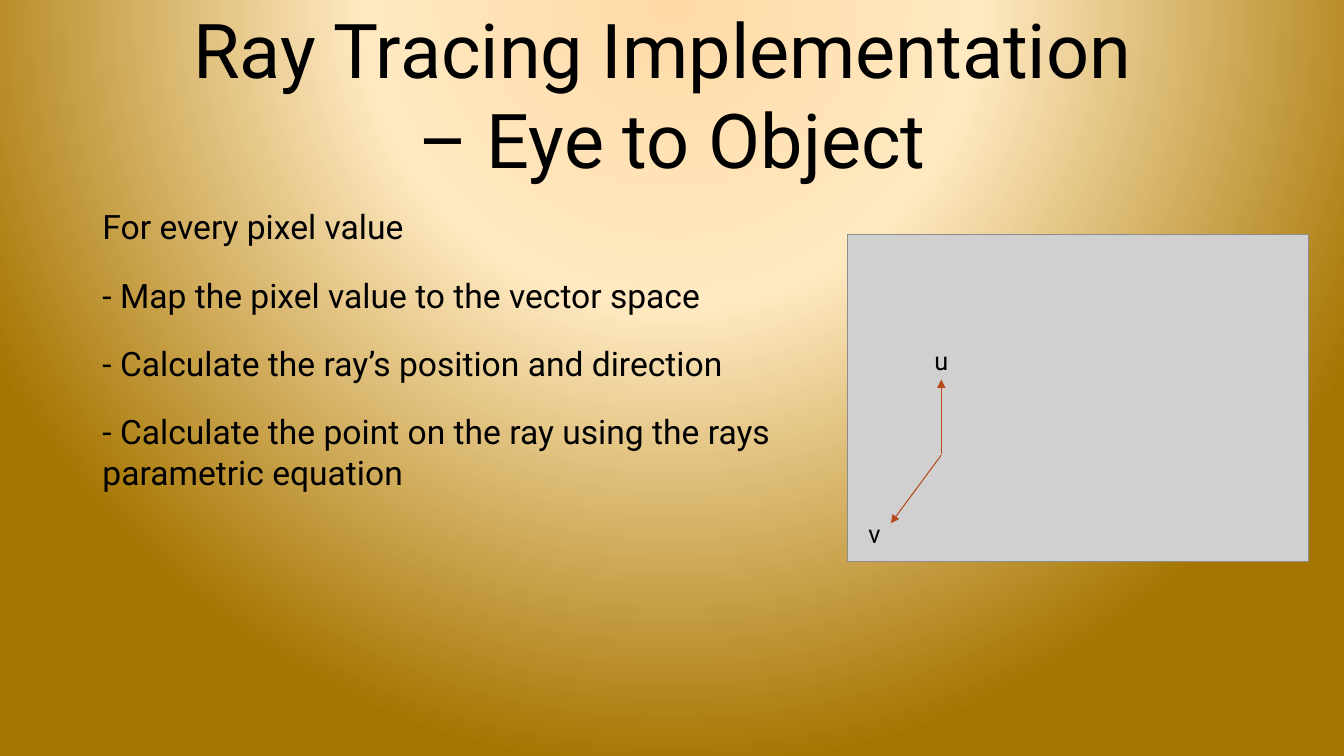
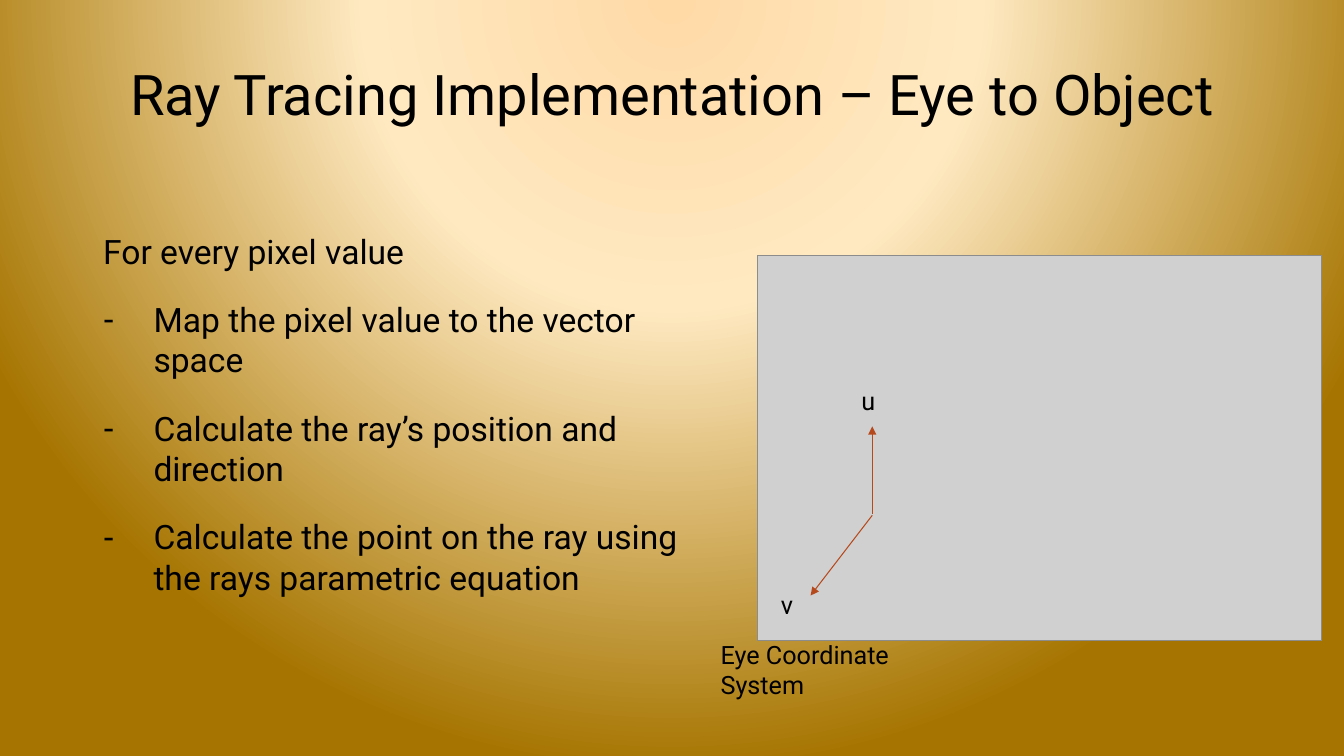
Before and after one commit to sreepada/CSCI580Project, a slide deck: slide 7 of documentation/FinalPresentation_UncannyValley.pptx. Drawn at 1344x756 pixels with LibreOffice and Linux fonts; fonts in the diff are those of the drawing; grey boxes stand for pictures; background and template pictures are left out. Boxes give left, top, right and bottom in pixels: in the first picture for what was removed or moved away, otherwise in the second. Text is boxed around its words. In the diff, an @@ line names an element or a change of style, - is before the commit and + after.

```diff
--- a/documentation/FinalPresentation_UncannyValley.pptx
+++ b/documentation/FinalPresentation_UncannyValley.pptx
@@ title "Ray Tracing Implementation – Eye ..." at bbox=[130, 64, 1213, 129]: size 54 to 40 pt @@
@@ text "For every pixel value": place and size @@
-text "For every pixel value" at bbox=[102, 213, 770, 492]
+text "For every pixel value" at bbox=[103, 238, 677, 597]
@@ picture: place and size @@
-picture at bbox=[848, 234, 1309, 562]
+picture at bbox=[758, 255, 1323, 640]
@@ text at bbox=[154, 306, 677, 597]: text changed @@
-- Map the pixel value to the vector space
-- Calculate the ray’s position and direction
-- Calculate the point on the ray using the rays parametric equation
+– Map the pixel value to the vector space
+– Calculate the ray’s position and direction
+– Calculate the point on the ray using the rays parametric equation
@@ text "u": place and size @@
-text "u" at bbox=[934, 356, 948, 371]
+text "u" at bbox=[861, 396, 875, 411]
@@ arrow moved from (942, 454) - (942, 379) to (872, 514) - (872, 426) @@
@@ arrow moved from (942, 455) - (891, 523) to (872, 515) - (811, 596) @@
@@ text "v": place and size @@
-text "v" at bbox=[868, 529, 880, 543]
+text "v" at bbox=[781, 600, 793, 614]
@@ text added at bbox=[721, 645, 889, 700], 18 pt, text #000000 @@
+Eye Coordinate System
```
Also in this commit, not shown: 9 other slides changed.
